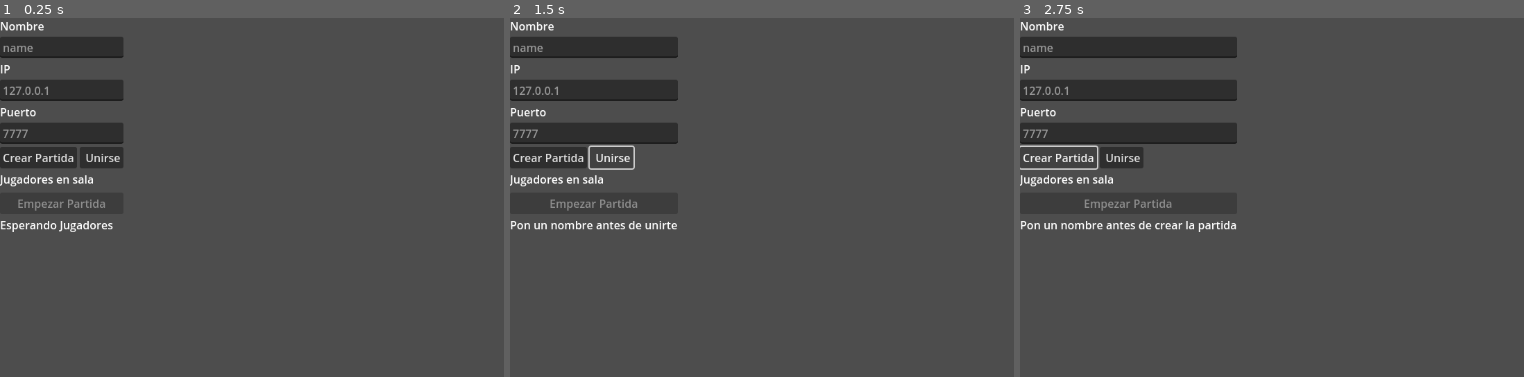
Above: before the commit, frames 1-3 (left to right).
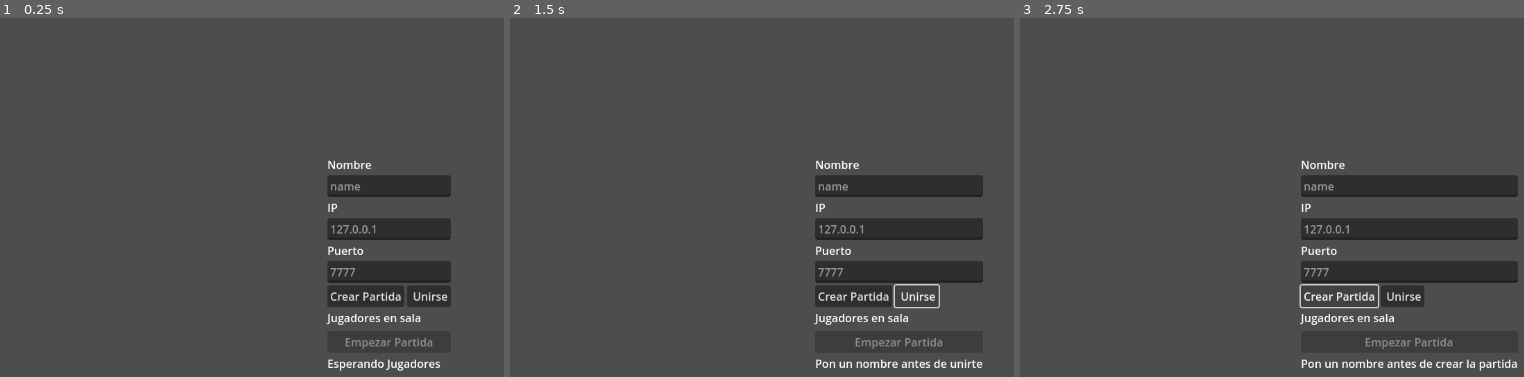
Above: after the commit, the same moments.

Repository: Jusm8/MultiplayerPolitopia
Game: Godot game, scene res://scene/lobby.tscn
The game is run twice, just before and just after one commit, with the same random seed, the same clock (stepped at 60 frames per second) and the same inputs.
Inputs:
- Up to frame 1 (0.25 s): no input
- Up to frame 2 (1.5 s): click "Crear Partida" at 0.5 s; click "Unirse" at 1.25 s
- Up to frame 3 (2.75 s): click "Crear Partida" at 2 s

The runs differ from the first frame. In frame 1, 13% of the frame differs, in the area x 0-90%, y 1-99%; in frame 2, 16%; in frame 3, 19%, in the area x 0-99%, y 1-99%.

Commit message:
posicionamiento lobby

Diff:
--- a/multiplayer-game/scene/lobby.tscn
+++ b/multiplayer-game/scene/lobby.tscn
@@ -5,12 +5,22 @@
 [node name="Lobby" type="Control"]
 layout_mode = 3
 anchors_preset = 0
+size_flags_horizontal = 4
 script = ExtResource("1_uxvnl")
 
 [node name="VBoxContainer" type="VBoxContainer" parent="."]
-layout_mode = 0
-offset_right = 40.0
-offset_bottom = 40.0
+layout_mode = 1
+anchors_preset = 8
+anchor_left = 0.5
+anchor_top = 0.5
+anchor_right = 0.5
+anchor_bottom = 0.5
+offset_left = 472.0
+offset_top = 200.0
+offset_right = 650.0
+offset_bottom = 510.0
+grow_horizontal = 2
+grow_vertical = 2
 
 [node name="Nombre" type="Label" parent="VBoxContainer"]
 layout_mode = 2
